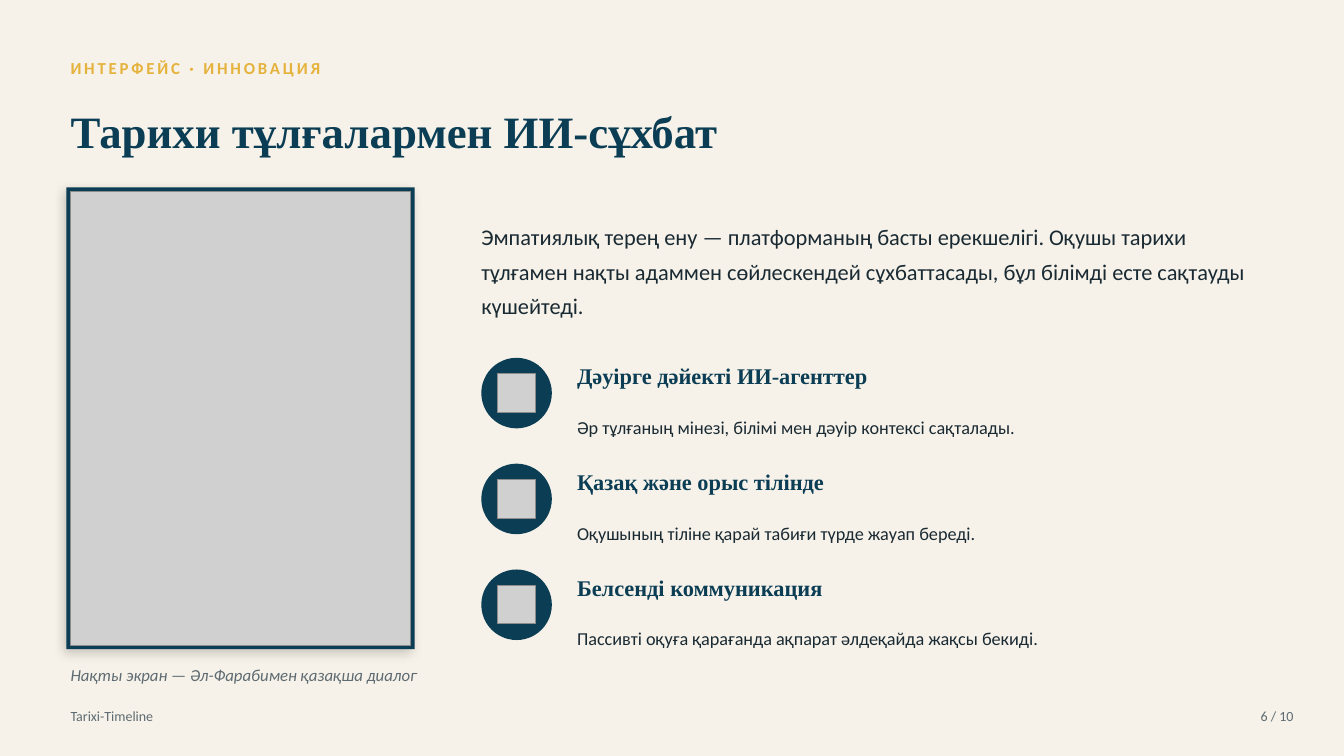
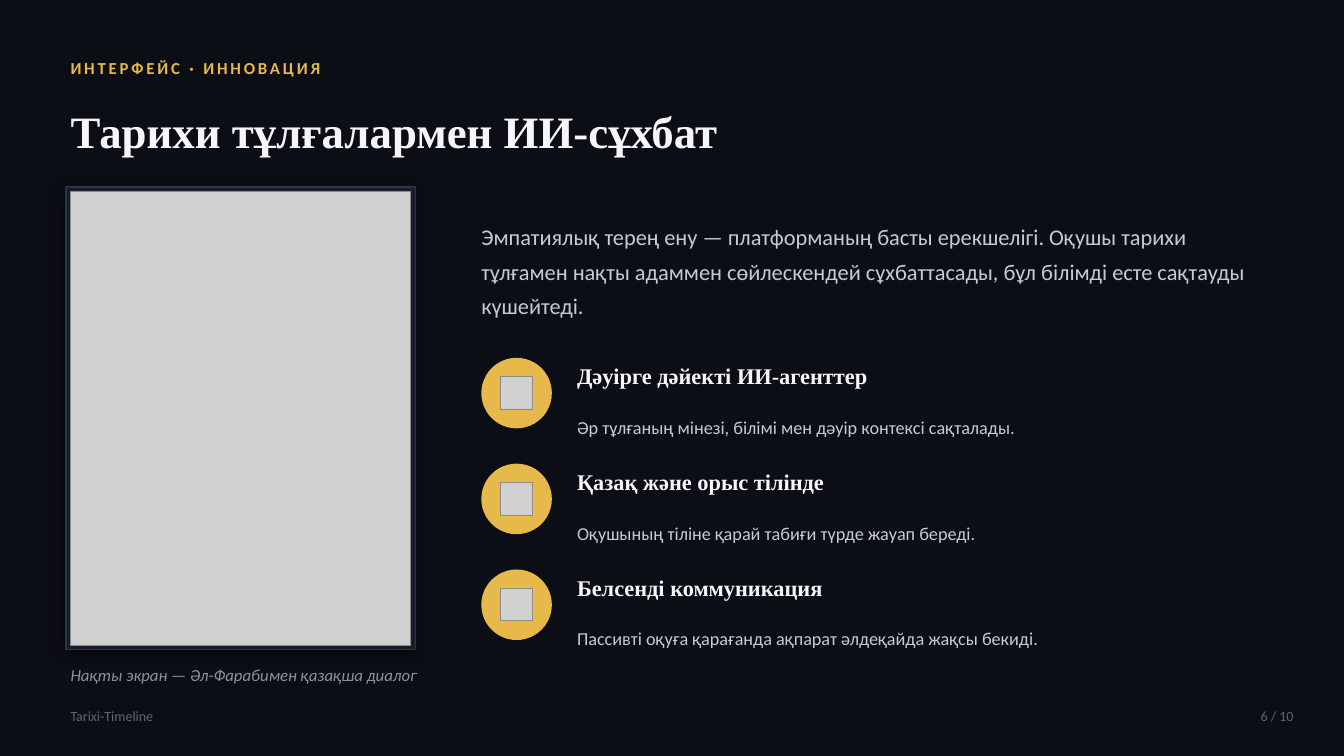
Before and after one commit to bekarazhan/tarixi-timeline, a slide deck: slide 6 of grant-presentation/Tarixi-Timeline_Tauelsizdik_urpaqtary.pptx. Drawn at 1344x756 pixels with LibreOffice and Linux fonts; fonts in the diff are those of the drawing; grey boxes stand for pictures. Boxes give left, top, right and bottom in pixels: in the first picture for what was removed or moved away, otherwise in the second. Text is boxed around its words. In the diff, an @@ line names an element or a change of style, - is before the commit and + after.

```diff
--- a/grant-presentation/Tarixi-Timeline_Tauelsizdik_urpaqtary.pptx
+++ b/grant-presentation/Tarixi-Timeline_Tauelsizdik_urpaqtary.pptx
@@ background #F6F2E9 to #0C0E15 @@
@@ text "ИНТЕРФЕЙС · ИННОВАЦИЯ" at (x1=71, y1=61, x2=320, y2=77): text colour #E5B23C to #E6B94A @@
@@ rectangle at (x1=67, y1=187, x2=415, y2=649): fill #0B3D54 to #181C28; outline none to #2E3447 1 pt; shadow changed @@
@@ text colour #0B3D54 to #F5F6FA in 4 elements at (x1=71, y1=116, x2=717, y2=158), (x1=577, y1=368, x2=867, y2=389), (x1=577, y1=474, x2=824, y2=495), (x1=577, y1=580, x2=822, y2=601) @@
@@ fill #0B3D54 to #E6B94A in 3 elements at (x1=482, y1=358, x2=553, y2=429), (x1=482, y1=464, x2=553, y2=534), (x1=482, y1=570, x2=553, y2=640) @@
@@ text colour #1A2A33 to #C6CAD8 in 4 elements at (x1=481, y1=229, x2=1244, y2=318), (x1=577, y1=421, x2=1015, y2=437), (x1=577, y1=527, x2=975, y2=543), (x1=577, y1=632, x2=1038, y2=648) @@
@@ text "Нақты экран — Әл-Фарабимен қазақша ..." at (x1=71, y1=669, x2=417, y2=684): text colour #5E6B72 to #8B91A4 @@
@@ text "Tarixi-Timeline" at (x1=71, y1=711, x2=154, y2=721): text colour #5E6B72 to #5E6478 @@
@@ text "6 / 10" at (x1=1261, y1=712, x2=1293, y2=721): text colour #5E6B72 to #5E6478 @@
```
Also in this commit, not shown: 9 other slides changed, 1 other file.
